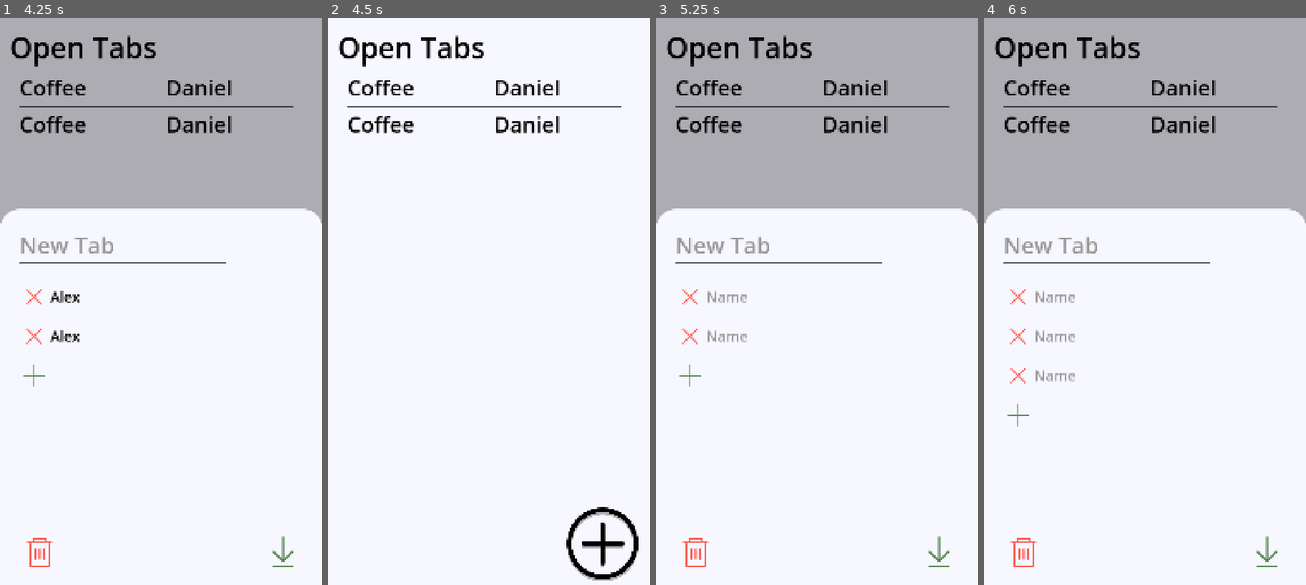
Above: before the commit, frames 1-4 (left to right).
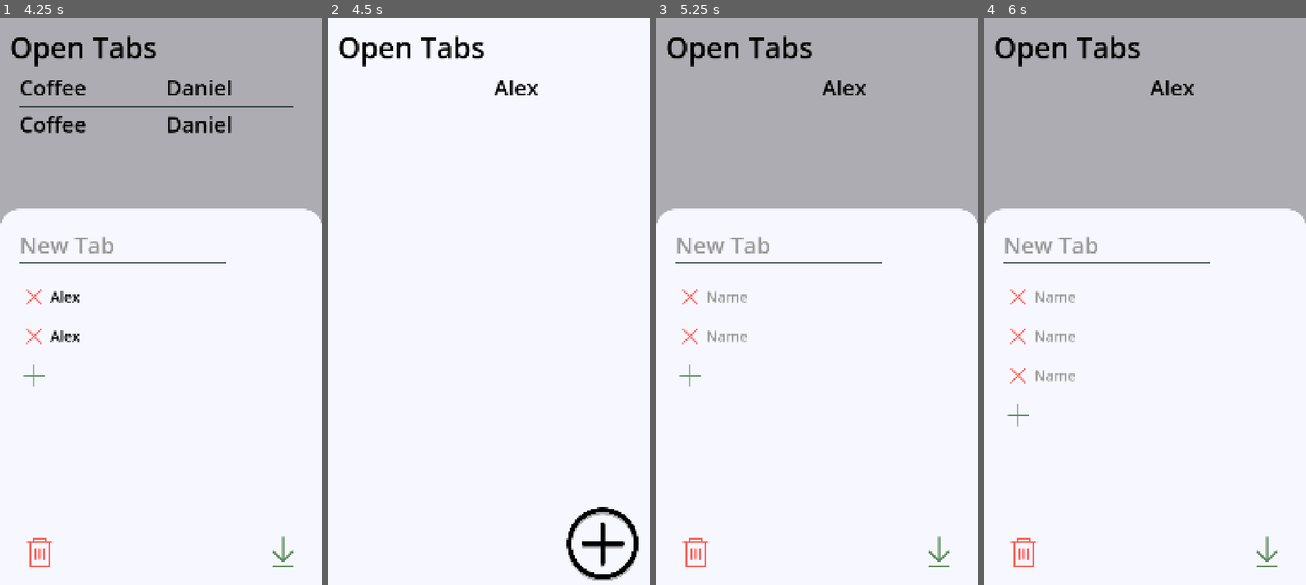
Above: after the commit, the same moments.

Repository: animastralis/split-the-difference
Game: Godot game, scene res://assets/main.tscn
Two runs of this game, one before a commit and one after it. Both use one fixed random seed, a clock stepped at 60 frames per second and the inputs below.
Inputs (mouse positions are in pixels of both pictures, inside the frame that each line leads up to):
- Up to frame 1 (4.25 s): click (273, 545) at 0.5 s; click (106, 295) at 1.27 s; type "Alex" at 1.35 s; click (106, 335) at 1.5 s; type "Alex" at 1.58 s; click (38, 550) at 2 s; click (273, 545) at 2.75 s; click (106, 295) at 3.52 s; type "Alex" at 3.6 s; click (106, 335) at 3.75 s; type "Alex" at 3.83 s
- Up to frame 2 (4.5 s): click (611, 550) at 4.25 s
- Up to frame 3 (5.25 s): click (929, 545) at 5 s
- Up to frame 4 (6 s): click (1019, 375) at 5.75 s

Frame 1 is identical in both runs. In frame 2, 1.4% of the frame differs, in the area x 6-92%, y 10-21%; in frame 3, 1.4%; in frame 4, 1.4%.

Commit message:
Can now create Tabs and display their names in main menu list.

Diff:
--- a/assets/add_tab_view.gd
+++ b/assets/add_tab_view.gd
@@ -1,14 +1,15 @@
 class_name AddTabView
 extends PanelContainer
 
-#signal tab_created(tab: Tab)
-signal tab_created
+signal tab_submitted
 signal tab_discarded
 
 const PERSON_FIELD := preload("res://assets/scenes/person_field.tscn")
 
+@onready var tab_name_field := $MarginContainer/VBoxContainer/MarginContainer/TabName
 @onready var person_field_list := $MarginContainer/VBoxContainer/MarginContainer2/PersonFieldList
 @onready var add_person_field_button := $MarginContainer/VBoxContainer/MarginContainer2/PersonFieldList/AddPersonField
+
 @onready var discard_button := $MarginContainer/HBoxContainer/Discard
 @onready var submit_button := $MarginContainer/HBoxContainer/Submit
 
@@ -26,14 +27,25 @@
 
 
 func _on_discard_button_pressed() -> void:
-	tab_created.emit()
+	tab_discarded.emit()
 
 
 func _on_submit_button_pressed() -> void:
-	tab_discarded.emit()
+	var tab_name: String = tab_name_field.text
+	var member_names: Array[String] = []
+
+	for child in person_field_list.get_children():
+		# Ignore nodes that aren't a "field" (aka add_person_field button)
+		if child.is_in_group("fields"):
+			var person_field := child as PersonField
+			member_names.append(person_field.get_person_name())
+
+	DataManager.add_tab(tab_name, member_names)
+	tab_submitted.emit()
 
 
 func reset_form() -> void:
+	tab_name_field.text = ""
 	person_field_list.remove_child(add_person_field_button)
 	for child in person_field_list.get_children():
 		child.queue_free()
--- /dev/null
+++ b/assets/data/data_manager.gd
@@ -0,0 +1,25 @@
+## A Singleton that holds Tab data.
+##
+## Saves, loads, and provides the data for other nodes to reference.
+extends Node
+
+var datastore: Datastore
+
+
+func _ready() -> void:
+	# TODO: Load datastore from disk
+	datastore = Datastore.new()
+
+
+func add_tab(tab_name: String, member_names: Array[String]) -> void:
+	var tab := Tab.new()
+	tab.name = tab_name
+
+	member_names.sort()
+	for n in member_names:
+		var person := Person.new()
+		person.name = n
+		person.balance = 0.0
+		tab.members.append(person)
+
+	datastore.tab_data.append(tab)
--- a/assets/data/tab.gd
+++ b/assets/data/tab.gd
@@ -5,7 +5,7 @@
 @export var name: String
 
 ## List of Persons on this Tab.
-@export var persons: Array[Person]
+@export var members: Array[Person]
 
 ## History of Purchases made on this Tab.
 @export var purchases: Array[Purchase]
--- a/assets/main.tscn
+++ b/assets/main.tscn
@@ -1,16 +1,14 @@
-[gd_scene load_steps=15 format=3 uid="uid://d1o1rgj6235pr"]
+[gd_scene load_steps=16 format=3 uid="uid://d1o1rgj6235pr"]
 
 [ext_resource type="Texture2D" uid="uid://chffdowv64773" path="res://assets/images/plus_icon_big.png" id="1_db5cl"]
 [ext_resource type="Script" uid="uid://bx28dexehrpv1" path="res://assets/main_screen.gd" id="1_qdlv5"]
 [ext_resource type="PackedScene" uid="uid://cxixikfpw4g6e" path="res://assets/scenes/person_field.tscn" id="2_2d37k"]
 [ext_resource type="Texture2D" uid="uid://bwl7na5h8hmu6" path="res://assets/images/plus_icon.png" id="2_06ig3"]
 [ext_resource type="Script" uid="uid://2ddof6kkhsx0" path="res://assets/add_tab_view.gd" id="2_836ik"]
+[ext_resource type="PackedScene" uid="uid://dgb8ja65cugsu" path="res://assets/scenes/tab_summary.tscn" id="2_tkxyu"]
+[ext_resource type="PackedScene" uid="uid://djt37t72t3rua" path="res://assets/scenes/tab_summary_list_separator.tscn" id="3_fphxj"]
 [ext_resource type="Texture2D" uid="uid://ce4v1i4vxuhte" path="res://assets/images/save.png" id="6_qdlv5"]
 [ext_resource type="Texture2D" uid="uid://bd6xff3cga2s2" path="res://assets/images/trash.png" id="6_ujfqy"]
-
-[sub_resource type="StyleBoxLine" id="StyleBoxLine_db5cl"]
-color = Color(0.286275, 0.345098, 0.403922, 1)
-thickness = 4
 
 [sub_resource type="StyleBoxFlat" id="StyleBoxFlat_db5cl"]
 bg_color = Color(0.968627, 0.968627, 1, 1)
@@ -163,44 +161,27 @@
 theme_override_constants/margin_top = 16
 theme_override_constants/margin_right = 64
 
-[node name="VBoxContainer" type="VBoxContainer" parent="MainScreen/TabListView/VBoxContainer/MarginContainer"]
-layout_mode = 2
-
-[node name="HBoxContainer" type="HBoxContainer" parent="MainScreen/TabListView/VBoxContainer/MarginContainer/VBoxContainer"]
+[node name="TabSummaryList" type="VBoxContainer" parent="MainScreen/TabListView/VBoxContainer/MarginContainer"]
+layout_mode = 2
+
+[node name="TabSummary" parent="MainScreen/TabListView/VBoxContainer/MarginContainer/TabSummaryList" instance=ExtResource("2_tkxyu")]
+layout_mode = 2
+
+[node name="TabSummaryListSeparator" parent="MainScreen/TabListView/VBoxContainer/MarginContainer/TabSummaryList" instance=ExtResource("3_fphxj")]
+layout_mode = 2
+
+[node name="HBoxContainer2" type="HBoxContainer" parent="MainScreen/TabListView/VBoxContainer/MarginContainer/TabSummaryList"]
 layout_mode = 2
 theme_override_constants/separation = 64
 
-[node name="TabName" type="Label" parent="MainScreen/TabListView/VBoxContainer/MarginContainer/VBoxContainer/HBoxContainer"]
+[node name="TabName" type="Label" parent="MainScreen/TabListView/VBoxContainer/MarginContainer/TabSummaryList/HBoxContainer2"]
 layout_mode = 2
 size_flags_horizontal = 2
 theme_override_colors/font_color = Color(0, 0, 0, 1)
 theme_override_font_sizes/font_size = 72
 text = "Coffee"
 
-[node name="NextToPay" type="Label" parent="MainScreen/TabListView/VBoxContainer/MarginContainer/VBoxContainer/HBoxContainer"]
-layout_mode = 2
-size_flags_horizontal = 2
-theme_override_colors/font_color = Color(0, 0, 0, 1)
-theme_override_font_sizes/font_size = 72
-text = "Daniel"
-
-[node name="HSeparator" type="HSeparator" parent="MainScreen/TabListView/VBoxContainer/MarginContainer/VBoxContainer"]
-layout_mode = 2
-theme_override_constants/separation = 16
-theme_override_styles/separator = SubResource("StyleBoxLine_db5cl")
-
-[node name="HBoxContainer2" type="HBoxContainer" parent="MainScreen/TabListView/VBoxContainer/MarginContainer/VBoxContainer"]
-layout_mode = 2
-theme_override_constants/separation = 64
-
-[node name="TabName" type="Label" parent="MainScreen/TabListView/VBoxContainer/MarginContainer/VBoxContainer/HBoxContainer2"]
-layout_mode = 2
-size_flags_horizontal = 2
-theme_override_colors/font_color = Color(0, 0, 0, 1)
-theme_override_font_sizes/font_size = 72
-text = "Coffee"
-
-[node name="NextToPay" type="Label" parent="MainScreen/TabListView/VBoxContainer/MarginContainer/VBoxContainer/HBoxContainer2"]
+[node name="NextToPay" type="Label" parent="MainScreen/TabListView/VBoxContainer/MarginContainer/TabSummaryList/HBoxContainer2"]
 layout_mode = 2
 size_flags_horizontal = 2
 theme_override_colors/font_color = Color(0, 0, 0, 1)
@@ -251,7 +232,7 @@
 layout_mode = 2
 theme_override_constants/margin_right = 256
 
-[node name="NewTabName" type="LineEdit" parent="MainScreen/AddTabView/MarginContainer/VBoxContainer/MarginContainer"]
+[node name="TabName" type="LineEdit" parent="MainScreen/AddTabView/MarginContainer/VBoxContainer/MarginContainer"]
 layout_mode = 2
 theme_override_colors/font_placeholder_color = Color(0.595154, 0.595154, 0.595154, 1)
 theme_override_colors/font_color = Color(0, 0, 0, 1)
--- a/assets/main_screen.gd
+++ b/assets/main_screen.gd
@@ -1,13 +1,17 @@
 extends Control
+
+const TAB_SUMMARY := preload("res://assets/scenes/tab_summary.tscn")
+const TAB_SUMMARY_LIST_SEPARATOR := preload("res://assets/scenes/tab_summary_list_separator.tscn")
 
 @onready var anim := $AnimationPlayer
 @onready var add_tab_button := $TabListView/AddTab
 @onready var add_tab_view: AddTabView = $AddTabView
+@onready var tab_summary_list := $TabListView/VBoxContainer/MarginContainer/TabSummaryList
 
 
 func _ready() -> void:
 	add_tab_button.pressed.connect(_on_add_tab_button_pressed)
-	add_tab_view.tab_created.connect(_on_tab_view_tab_created)
+	add_tab_view.tab_submitted.connect(_on_tab_view_tab_submitted)
 	add_tab_view.tab_discarded.connect(_on_tab_view_tab_discarded)
 
 
@@ -16,9 +20,26 @@
 	anim.play("show_add_tab_view")
 
 
-func _on_tab_view_tab_created() -> void:
+func _on_tab_view_tab_submitted() -> void:
+	_load_tabs()
 	anim.play("hide_add_tab_view")
 
 
 func _on_tab_view_tab_discarded() -> void:
 	anim.play("hide_add_tab_view")
+
+
+func _load_tabs() -> void:
+	for child in tab_summary_list.get_children():
+		child.queue_free()
+
+	# FIXME: Decouple
+	var num_tabs := len(DataManager.datastore.tab_data)
+	var counter := 0
+	for tab in DataManager.datastore.tab_data:
+		var tab_summary: TabSummary = TAB_SUMMARY.instantiate()
+		tab_summary_list.add_child(tab_summary)
+		tab_summary.tab = tab
+
+		if counter < num_tabs - 1:
+			tab_summary_list.add_child(TAB_SUMMARY_LIST_SEPARATOR.instantiate())
--- a/assets/scenes/person_field.gd
+++ b/assets/scenes/person_field.gd
@@ -1,6 +1,7 @@
 class_name PersonField
 extends HBoxContainer
 
+@onready var new_person_field := $NewPerson
 @onready var delete_button := $Delete
 
 
@@ -10,3 +11,7 @@
 
 func _on_delete_button_pressed() -> void:
 	queue_free()
+
+
+func get_person_name() -> String:
+	return new_person_field.text
--- a/assets/scenes/person_field.tscn
+++ b/assets/scenes/person_field.tscn
@@ -11,7 +11,7 @@
 color = Color(0.286275, 0.345098, 0.403922, 1)
 thickness = 2
 
-[node name="PersonField" type="HBoxContainer"]
+[node name="PersonField" type="HBoxContainer" groups=["fields"]]
 script = ExtResource("1_4rou7")
 
 [node name="Delete" type="Button" parent="."]
--- /dev/null
+++ b/assets/scenes/tab_summary.gd
@@ -0,0 +1,11 @@
+class_name TabSummary
+extends HBoxContainer
+
+@onready var tab_name_label := $TabName
+@onready var next_to_pay_label := $NextToPay
+
+var tab: Tab :
+	set(val):
+		tab = val
+		tab_name_label.text = str(tab.name)
+		next_to_pay_label.text = tab.members[0].name
--- /dev/null
+++ b/assets/scenes/tab_summary.tscn
@@ -0,0 +1,21 @@
+[gd_scene load_steps=2 format=3 uid="uid://dgb8ja65cugsu"]
+
+[ext_resource type="Script" uid="uid://d4ie2xd2lrwad" path="res://assets/scenes/tab_summary.gd" id="1_efo2s"]
+
+[node name="TabSummary" type="HBoxContainer"]
+theme_override_constants/separation = 64
+script = ExtResource("1_efo2s")
+
+[node name="TabName" type="Label" parent="."]
+layout_mode = 2
+size_flags_horizontal = 2
+theme_override_colors/font_color = Color(0, 0, 0, 1)
+theme_override_font_sizes/font_size = 72
+text = "Coffee"
+
+[node name="NextToPay" type="Label" parent="."]
+layout_mode = 2
+size_flags_horizontal = 2
+theme_override_colors/font_color = Color(0, 0, 0, 1)
+theme_override_font_sizes/font_size = 72
+text = "Daniel"
--- /dev/null
+++ b/assets/scenes/tab_summary_list_separator.tscn
@@ -0,0 +1,9 @@
+[gd_scene load_steps=2 format=3 uid="uid://djt37t72t3rua"]
+
+[sub_resource type="StyleBoxLine" id="StyleBoxLine_db5cl"]
+color = Color(0.286275, 0.345098, 0.403922, 1)
+thickness = 4
+
+[node name="TabSummaryListSeparator" type="HSeparator"]
+theme_override_constants/separation = 16
+theme_override_styles/separator = SubResource("StyleBoxLine_db5cl")
--- a/project.godot
+++ b/project.godot
@@ -15,6 +15,10 @@
 config/features=PackedStringArray("4.4", "Mobile")
 config/icon="res://icon.svg"
 
+[autoload]
+
+DataManager="*res://assets/data/data_manager.gd"
+
 [display]
 
 window/size/viewport_width=1080
Not shown, added: assets/data/data_manager.gd.uid
Not shown, added: assets/scenes/tab_summary.gd.uid
Not shown, changed: README.md
